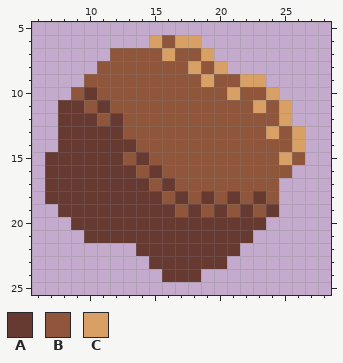
File history of a pixel-art file, assets/asteroids/asteroid_3.ase. The picture above was drawn from the file before the commit.
32x32 pixels, 1 frame. Shown: x 6..28, y 5..25.
Palette (. is transparent): A #663931  B #8f563b  C #d9a066
Pixels before, first column x 7:
 6 ........CBCC........
 7 .....BBBBCBBC.......
 8 ....BBBBBBBCBC......
 9 ...BBBBBBBBBCBBCC...
10 ..BABBBBBBBBBBCBBC..
11 .AABABBBBBBBBBBBCBC.
12 .AAABABBBBBBBBBBBBC.
13 .AAAAABBBBBBBBBBBCBC
14 .AAAAAABBBBBBBBBBBBC
15 AAAAAABABBBBBBBBBBCB
16 AAAAAAABABBBBBBBBBB.
17 AAAAAAAABABBBBBBBB..
18 AAAAAAAAABABABABAB..
19 .AAAAAAAAABABABABA..
20 ..AAAAAAAAAAAAAAA...
21 ...AAAAAAAAAAAAA....
22 .......AAAAAAAA.....
23 ........AAAAAA......
24 .........AAA........
After the commit:
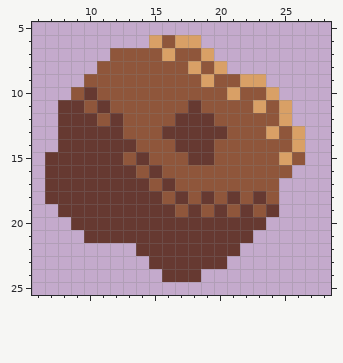
Edits made:
Colour B gives way to colour A in row 11 at x 18; in row 12 at x 17 to 19; in row 13 at x 16 to 20; in row 14 at x 17 to 19; in row 15 at x 18 to 19.
